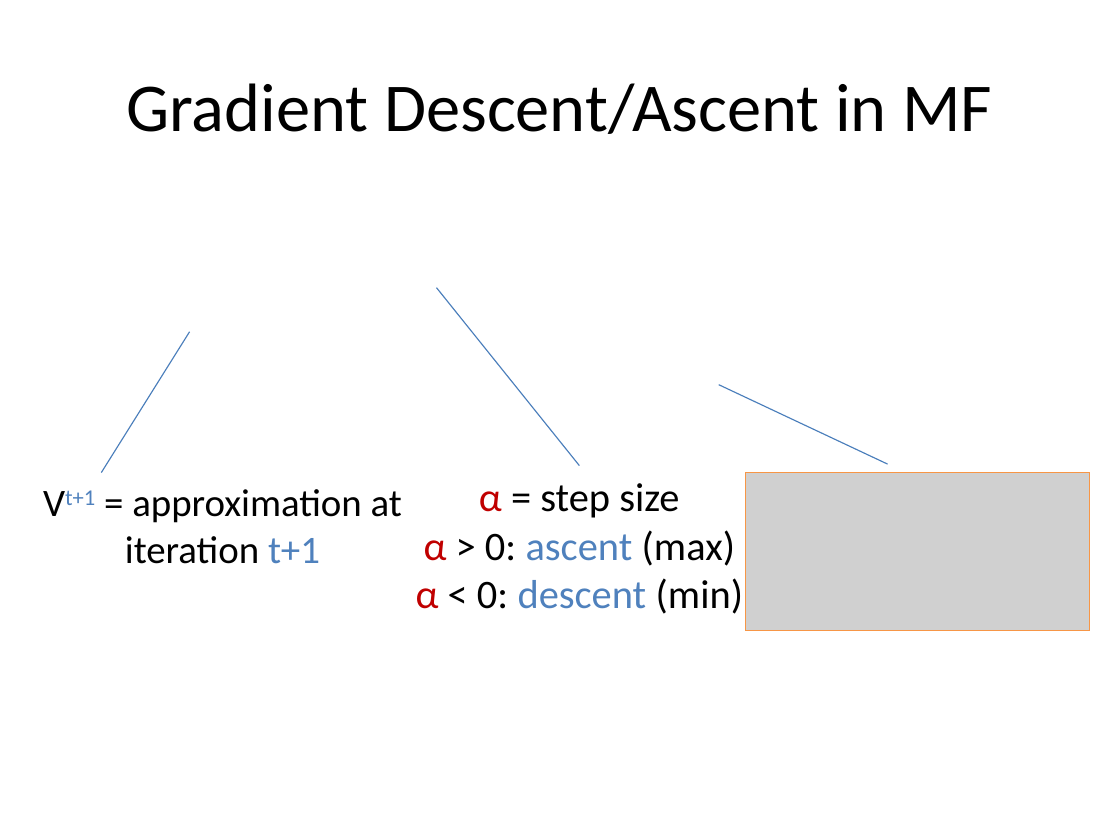
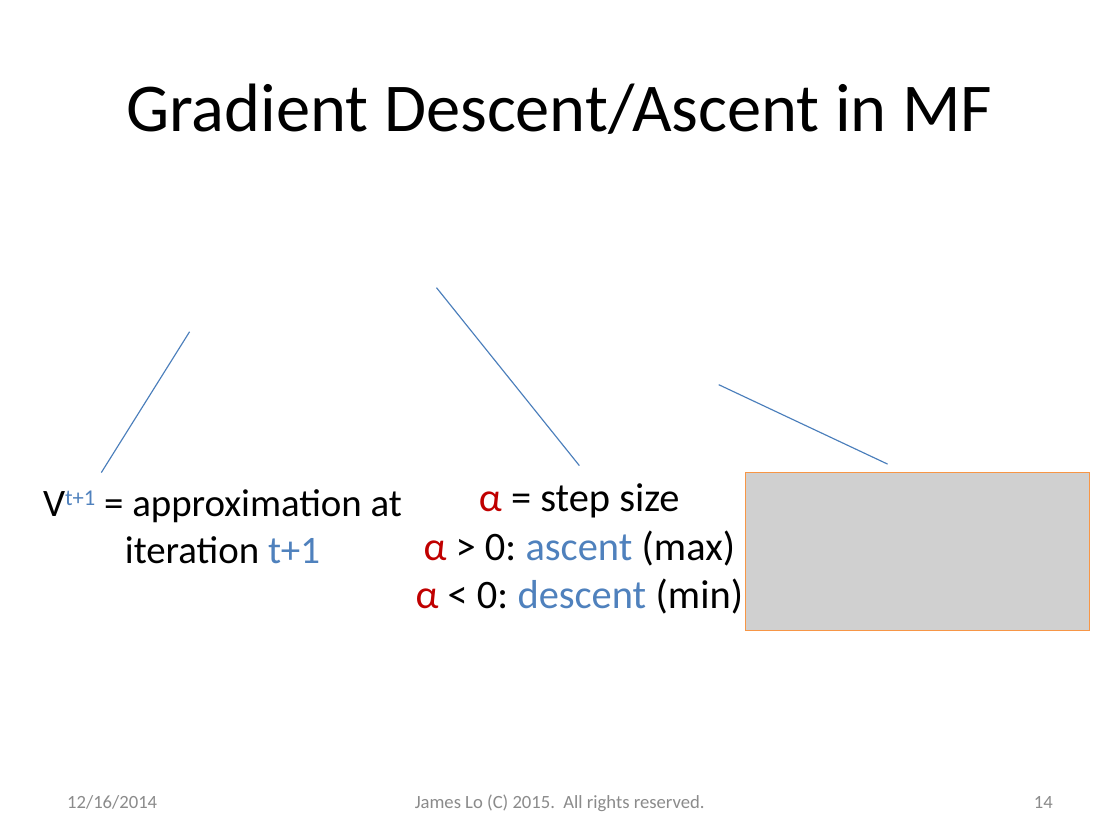
Before and after one commit to jamestklo/MatrixFactorizationMatlab, a slide deck: slide 14 of cs534L-SAGmf.pptx (slide 15 before the commit). Drawn at 1120x840 pixels with LibreOffice and Linux fonts; fonts in the diff are those of the drawing; grey boxes stand for pictures. Boxes give left, top, right and bottom in pixels: in the first picture for what was removed or moved away, otherwise in the second. Text is boxed around its words. In the diff, an @@ line names an element or a change of style, - is before the commit and + after.

```diff
--- a/cs534L-SAGmf.pptx
+++ b/cs534L-SAGmf.pptx
@@ text added at <box>67,795,157,809</box>, 12 pt, text #8C8C8C @@
+12/16/2014
@@ text added at <box>415,795,705,811</box>, 12 pt, text #8C8C8C @@
+James Lo (C) 2015. All rights reserved.
@@ page number added at <box>1034,796,1053,808</box>, 12 pt, text #8C8C8C @@
+14
```
Also in this commit, not shown: 45 other slides changed, 12 slides added, 8 slides removed, 1 other file.
